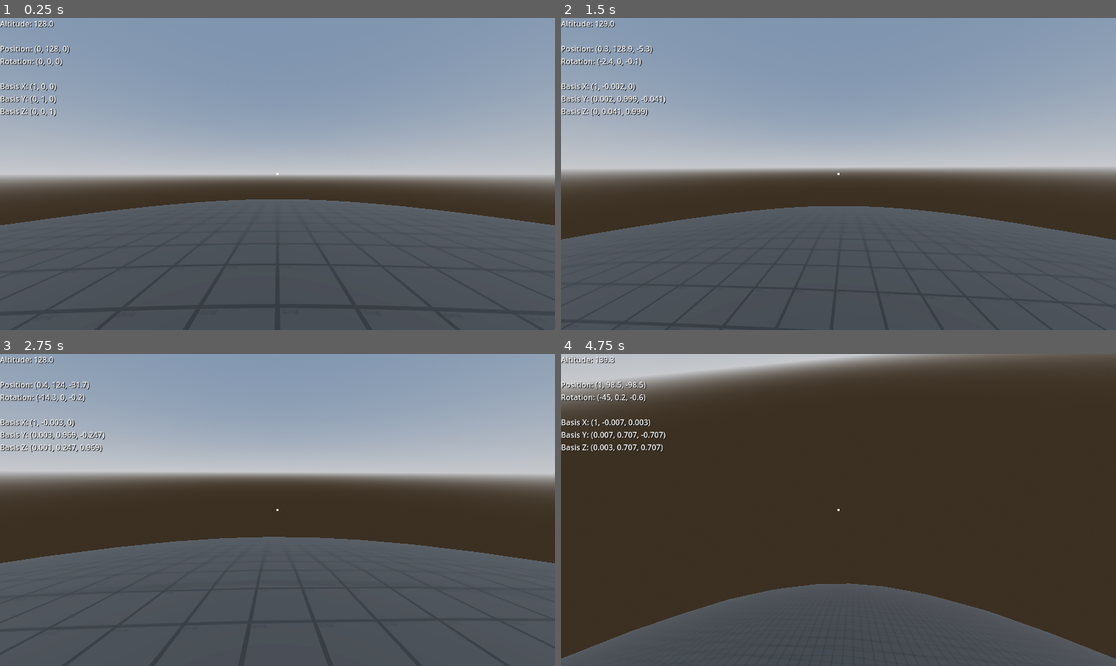
Above: before the commit, frames 1-4 (two rows, left to right).
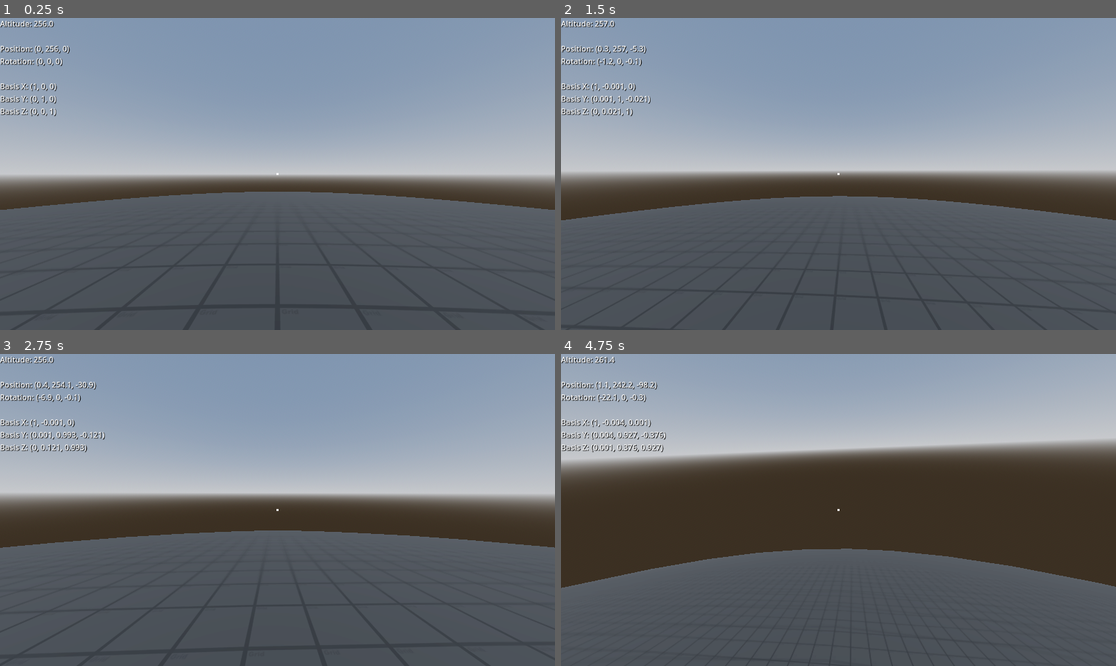
Above: after the commit, the same moments.

Repository: archiebaldry/planet-test
Game: Godot game, scene res://main.tscn
Same seed, same stepped clock (60 frames per second), same inputs: the game is played once before the commit and once after it.
Inputs (mouse positions are in pixels of both pictures, inside the frame that each line leads up to):
- Up to frame 1 (0.25 s): no input
- Up to frame 2 (1.5 s): tap Enter at 0.5 s; move the mouse to (866, 174) at 0.52 s; hold W (move_forward) from 0.53 s (still down); tap Space (jump) at 0.77 s; move the mouse to (810, 174) at 1.27 s
- Up to frame 3 (2.75 s): keep holding W (move_forward); tap Space (jump) at 1.52 s; move the mouse to (288, 503) at 2.02 s
- Up to frame 4 (4.75 s): keep holding W (move_forward); move the mouse to (832, 516) at 2.77 s; tap Space (jump) at 3.02, 3.77, 4.52 s; move the mouse to (877, 513) at 3.52 s; move the mouse to (794, 506) at 4.27 s

The runs differ from the first frame. In frame 1, 3.4% of the frame differs, in the area x 0-100%, y 0-67%; in frame 2, 7.6%; in frame 3, 15%; in frame 4, 50%, in the area x 0-100%, y 0-98%.

Commit message:
Double planet size

Diff:
--- a/main.tscn
+++ b/main.tscn
@@ -13,7 +13,7 @@
 height = 1.8
 
 [sub_resource type="SphereShape3D" id="SphereShape3D_qo1nm"]
-radius = 128.0
+radius = 256.0
 
 [sub_resource type="StandardMaterial3D" id="StandardMaterial3D_653cw"]
 albedo_texture = ExtResource("3_1q3pv")
@@ -21,11 +21,11 @@
 
 [sub_resource type="SphereMesh" id="SphereMesh_at4ox"]
 material = SubResource("StandardMaterial3D_653cw")
-radius = 128.0
-height = 256.0
+radius = 256.0
+height = 512.0
 
 [sub_resource type="SphereShape3D" id="SphereShape3D_e2ruo"]
-radius = 160.0
+radius = 512.0
 
 [sub_resource type="ProceduralSkyMaterial" id="ProceduralSkyMaterial_ya0um"]
 sky_horizon_color = Color(0.64625, 0.65575, 0.67075, 1)
@@ -44,7 +44,7 @@
 script = ExtResource("1_8mx62")
 
 [node name="Character" type="RigidBody3D" parent="."]
-transform = Transform3D(1, 0, 0, 0, 1, 0, 0, 0, 1, 0, 128, 0)
+transform = Transform3D(1, 0, 0, 0, 1, 0, 0, 0, 1, 0, 256, 0)
 axis_lock_angular_x = true
 axis_lock_angular_y = true
 axis_lock_angular_z = true
